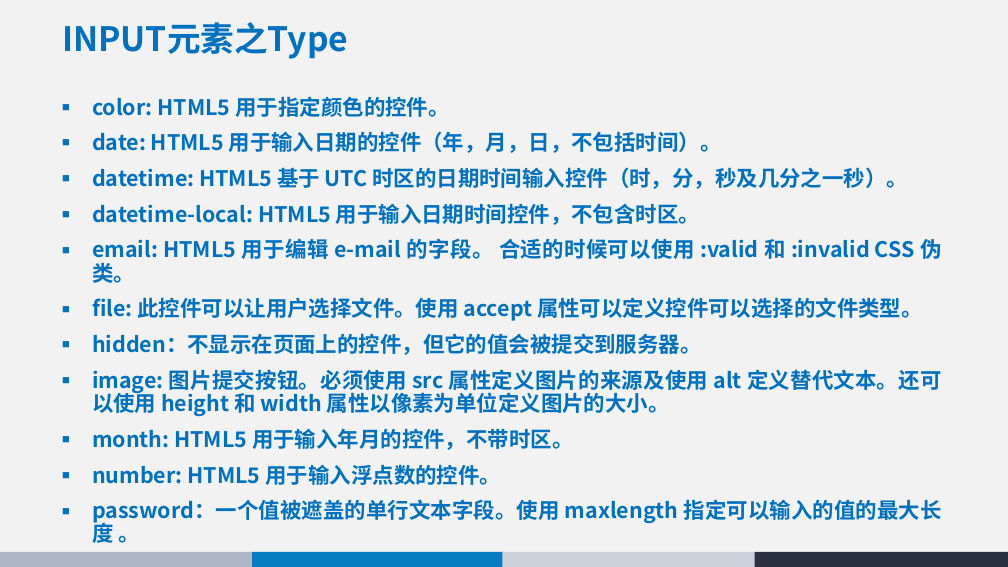
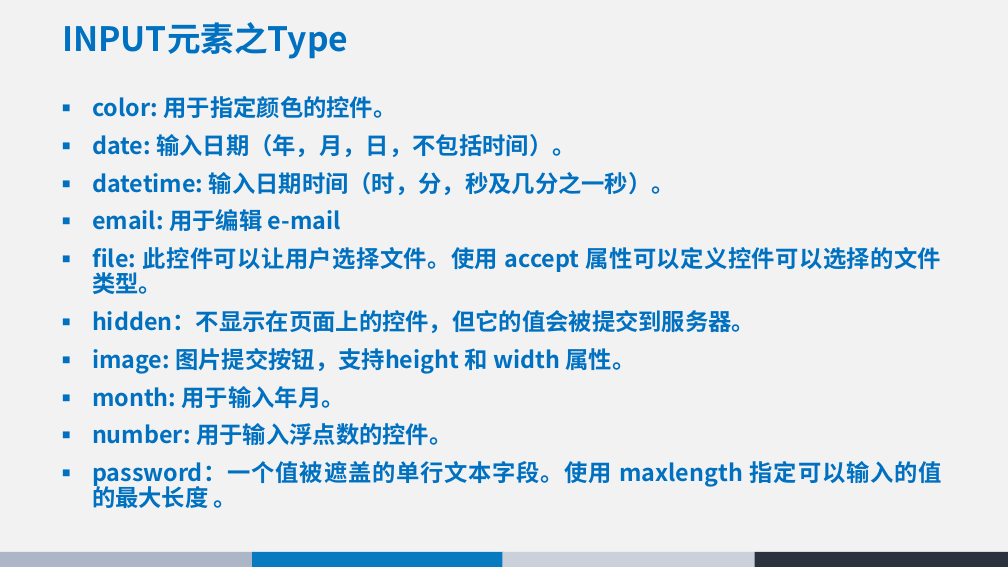
Before and after one commit to chunchill/WEB-Training, a slide deck: slide 45 of 01html5/HTML5 - York.pptx (slide 48 before the commit). Drawn at 1008x567 pixels with LibreOffice and Linux fonts; fonts in the diff are those of the drawing. Boxes give left, top, right and bottom in pixels: in the first picture for what was removed or moved away, otherwise in the second. Text is boxed around its words. In the diff, an @@ line names an element or a change of style, - is before the commit and + after.

```diff
--- a/01html5/HTML5 - York.pptx
+++ b/01html5/HTML5 - York.pptx
@@ text at bbox=[92, 96, 675, 231]: text changed; size 20.4 to 22.2 pt @@
-■ color: HTML5 用于指定颜色的控件。
-■ date: HTML5 用于输入日期的控件（年，月，日，不包括时间）。
-■ datetime: HTML5 基于 UTC 时区的日期时间输入控件（时，分，秒及几分之一秒）。
-■ datetime-local: HTML5 用于输入日期时间控件，不包含时区。
-■ email: HTML5 用于编辑 e-mail 的字段。 合适的时候可以使用 :valid 和 :invalid CSS 伪类。
+■ color: 用于指定颜色的控件。
+■ date: 输入日期（年，月，日，不包括时间）。
+■ datetime: 输入日期时间（时，分，秒及几分之一秒）。
+■ email: 用于编辑 e-mail
@@ text at bbox=[92, 247, 942, 508]: size 20.4 to 22.2 pt in "file: 此控件可以让用户选择文件。使用 accept 属性可以定义控件可以选择的文件类型。", "hidden：不显示在页面上的控件，但它的值会被提交到服务器。", "password：一个值被遮盖的单行文本字段。使用 maxlength 指定可以输入的值的最大长度 。" @@
@@ text at bbox=[92, 348, 635, 445]: text changed; size 20.4 to 22.2 pt @@
-■ image: 图片提交按钮。必须使用 src 属性定义图片的来源及使用 alt 定义替代文本。还可以使用 height 和 width 属性以像素为单位定义图片的大小。
-■ month: HTML5 用于输入年月的控件，不带时区。
-■ number: HTML5 用于输入浮点数的控件。
+■ image: 图片提交按钮，支持height 和 width 属性。
+■ month: 用于输入年月。
+■ number: 用于输入浮点数的控件。
```
Also in this commit, not shown: 23 other slides changed, 2 slides added, 9 slides removed.
